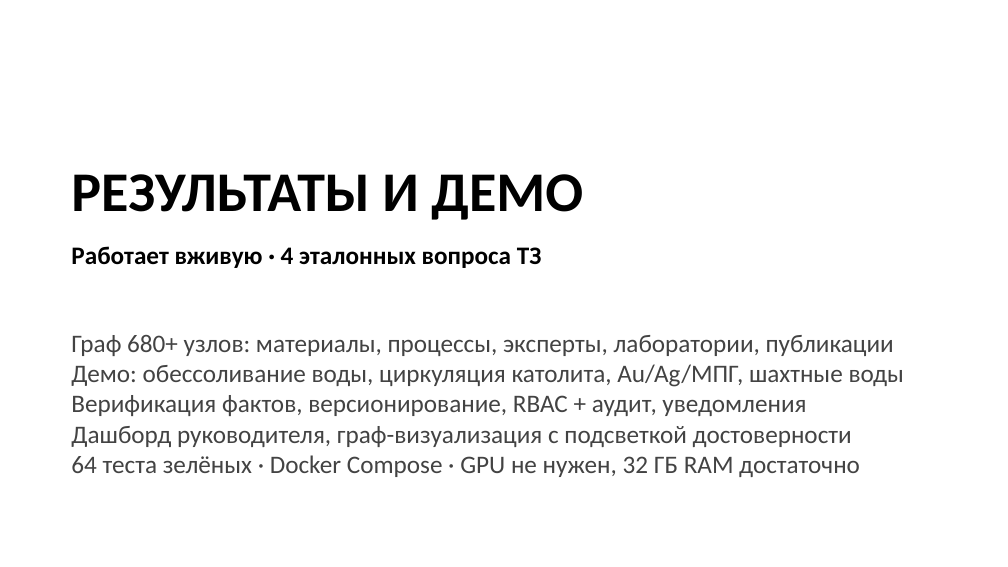
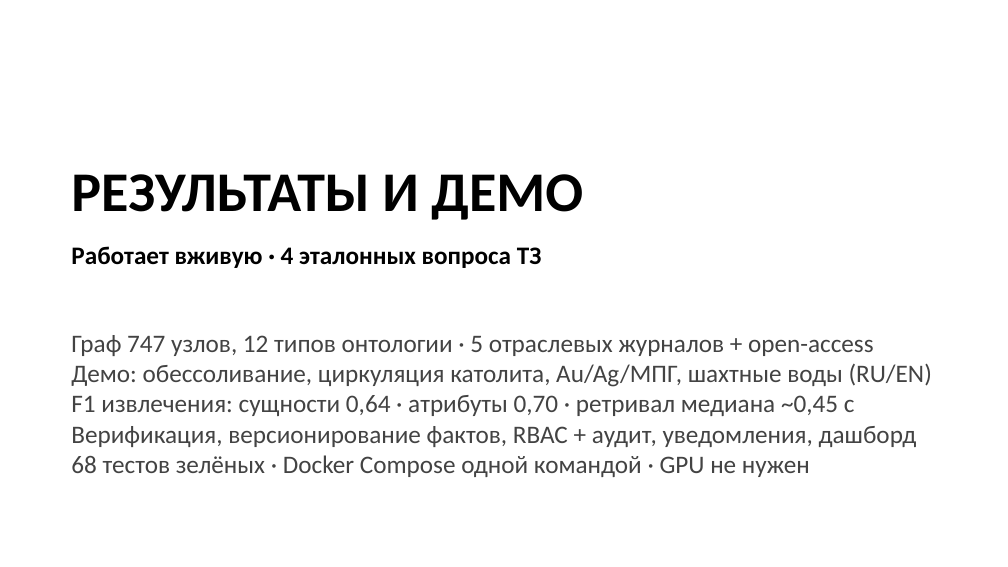
Before and after one commit to matveifedortsov/nornickel-klubok, a slide deck: slide 5 of docs/presentation.pptx. Drawn at 1008x567 pixels with LibreOffice and Linux fonts; fonts in the diff are those of the drawing; background and template pictures are left out. Boxes give left, top, right and bottom in pixels: in the first picture for what was removed or moved away, otherwise in the second. Text is boxed around its words. In the diff, an @@ line names an element or a change of style, - is before the commit and + after.

Commit message:
Презентация: актуальные числа + измеренные метрики на слайде результатов
Слайд 5: граф 747 узлов, F1 извлечения 0,64/атрибуты 0,70, ретривал ~0,45 с,
68 тестов (было 680 узлов / 64 теста).

```diff
--- a/docs/presentation.pptx
+++ b/docs/presentation.pptx
@@ text at (x1=71, y1=335, x2=932, y2=477): text changed @@
-Граф 680+ узлов: материалы, процессы, эксперты, лаборатории, публикации
-Демо: обессоливание воды, циркуляция католита, Au/Ag/МПГ, шахтные воды
-Верификация фактов, версионирование, RBAC + аудит, уведомления
-Дашборд руководителя, граф-визуализация с подсветкой достоверности
-64 теста зелёных · Docker Compose · GPU не нужен, 32 ГБ RAM достаточно
+Граф 747 узлов, 12 типов онтологии · 5 отраслевых журналов + open-access
+Демо: обессоливание, циркуляция католита, Au/Ag/МПГ, шахтные воды (RU/EN)
+F1 извлечения: сущности 0,64 · атрибуты 0,70 · ретривал медиана ~0,45 с
+Верификация, версионирование фактов, RBAC + аудит, уведомления, дашборд
+68 тестов зелёных · Docker Compose одной командой · GPU не нужен
```
